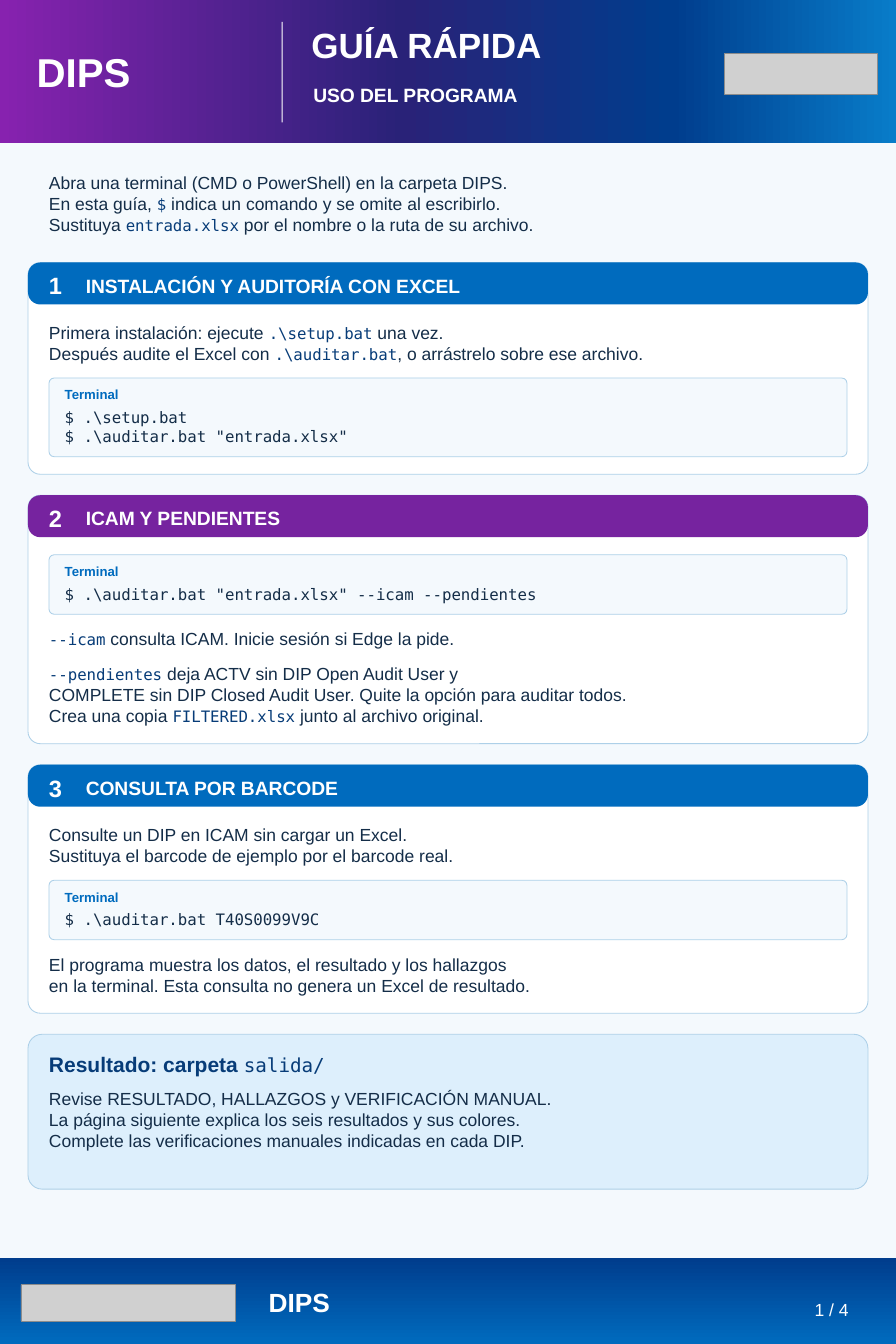
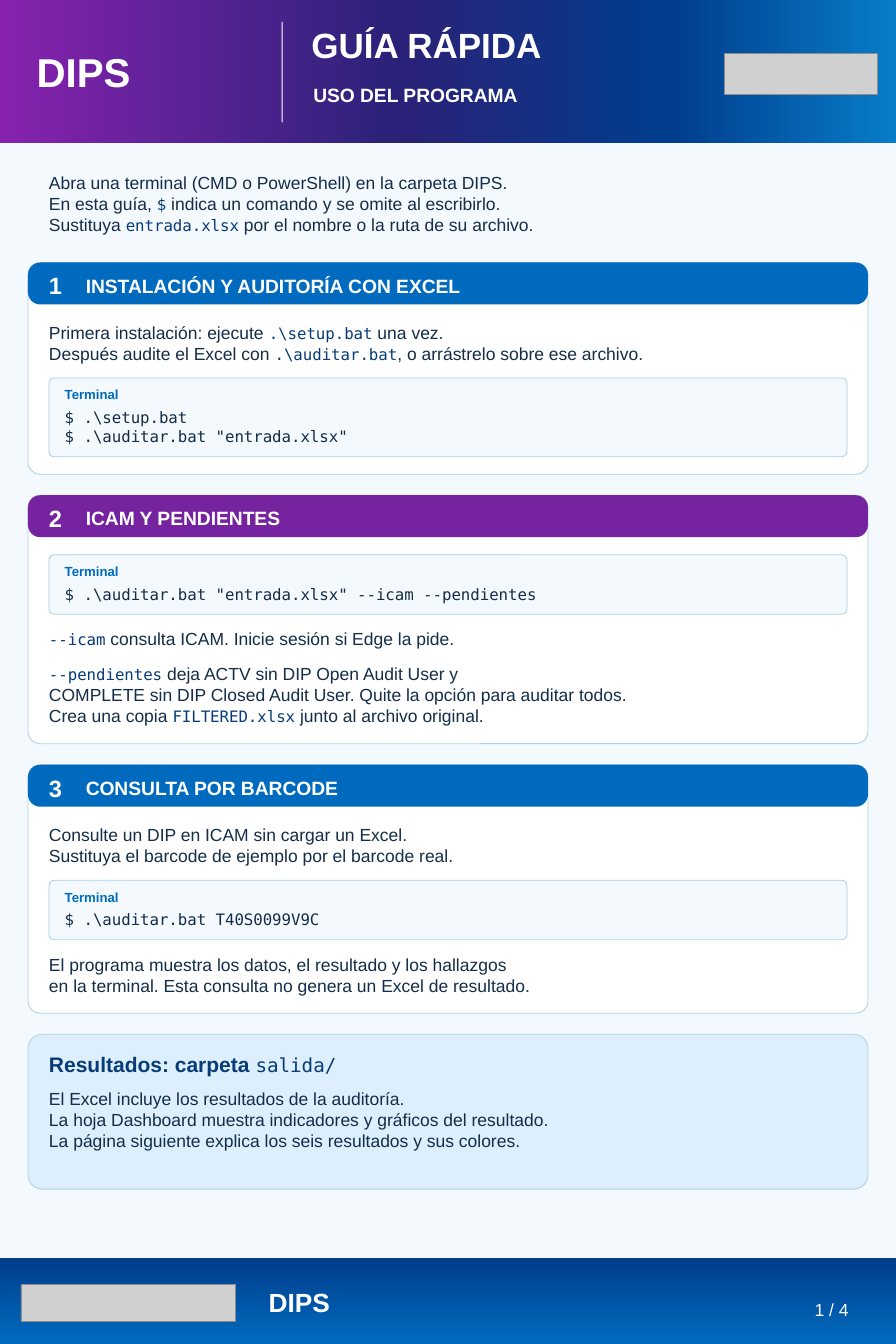
Before and after one commit to lviloriabas/dips, a slide deck: slide 1 of docs/Guia_DIPS_reglas_referencias.pptx. Drawn at 896x1344 pixels with LibreOffice and Linux fonts; fonts in the diff are those of the drawing; grey boxes stand for pictures. Boxes give left, top, right and bottom in pixels: in the first picture for what was removed or moved away, otherwise in the second. Text is boxed around its words. In the diff, an @@ line names an element or a change of style, - is before the commit and + after.

Commit message:
Menciona Dashboard en los resultados de la guia DIPS

```diff
--- a/docs/Guia_DIPS_reglas_referencias.pptx
+++ b/docs/Guia_DIPS_reglas_referencias.pptx
@@ text at bbox=[49, 1056, 337, 1077]: text changed @@
-Resultado: carpeta salida/
+Resultados: carpeta salida/
@@ text at bbox=[49, 1092, 405, 1109]: text changed @@
-Revise RESULTADO, HALLAZGOS y VERIFICACIÓN MANUAL.
+El Excel incluye los resultados de la auditoría.
@@ text "La página siguiente explica los ...": place and size @@
-text "La página siguiente explica los ..." at bbox=[49, 1113, 520, 1130]
+text "La página siguiente explica los ..." at bbox=[49, 1134, 520, 1151]
@@ text removed at bbox=[49, 1134, 525, 1151] @@
-Complete las verificaciones manuales indicadas en cada DIP.
@@ text added at bbox=[49, 1113, 549, 1130], 15 pt, text #142D48 @@
+La hoja Dashboard muestra indicadores y gráficos del resultado.
```
Also in this commit, not shown: 2 other files.
